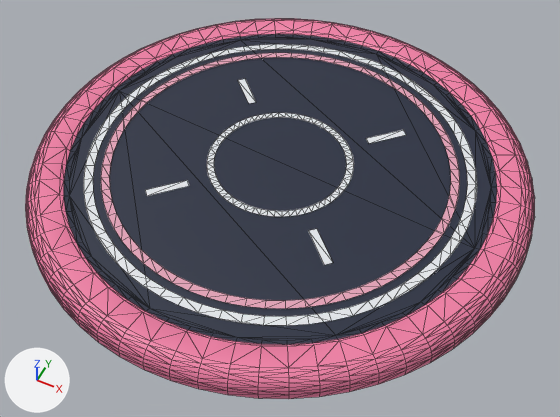
The FBX model export/courts/HEX_Tokyo_QueuePad.fbx: old version first, new version second.
One viewpoint serves both versions: a camera (50 mm lens) standing at (3.54, -7.09, 8.12) and looking at (0.2, -0.4, -0.24). Arrows for +X, +Y and +Z are at lower left; the lights stay in place. The picture after the commit comes second. Mesh edges are drawn as thin lines. Where no turn or scale is listed for an object, it has been applied to the vertices.

In view in the first picture: 'Pad_Base', 'Pad_GlowRing', 'Pad_Lines', 'Pad_Top'.
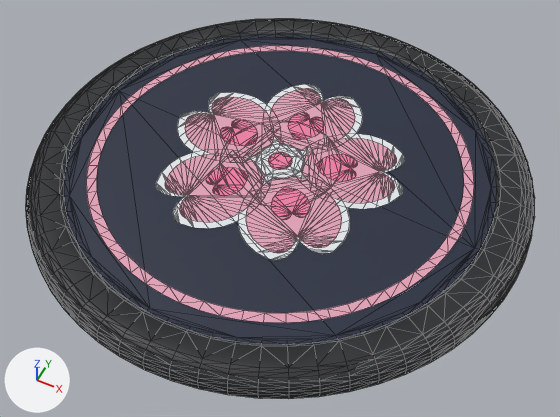
Commit message: Simplify queue pad and add centre sakura blossom

Changed parts and their boxes (x1, y1, x2, y2) in the pictures (560 x 417 px):
'Pad_Blossom', added
    after: (156, 84, 404, 260)
'Pad_GlowRing', reshaped, moved (8% wider, 8% taller)
    before: (101, 53, 460, 309)
    after: (86, 46, 474, 323)
'Pad_Lines', deleted
    before: (84, 44, 477, 326)
part 1 of me_pad_base_002, surface changed (darker)
    both: (25, 18, 535, 399)

What changed in the scene script:
```text
Change me_pad_base_002:
    where me_pad_base_002.from_pydata(...)  # 640 vertices, 1152 faces; spans x -3.6..3.6, y -3.6..3.6, z 0.0..0.32
    used by ob_pad_base; location = (0.0, 0.0, 0.0)
    me_pad_base_002 part 1: texture (UV) coordinates of 1152 of 1152 faces, centred in x -3.59..3.59, y -3.59..3.59, z 0.03..0.32, changed; they spanned u 0.22..0.22, v 0.03..0.03 and now span u 0.28..0.28, v 0.03..0.03
Change me_pad_glowring_001:
    used by ob_pad_glowring; location = (0.0, 0.0, 0.27)
    remove me_pad_glowring_001.from_pydata(...)  # 128 vertices, 128 faces; spans x -2.54..2.54, y -2.54..2.54, z 0.0
    add me_pad_glowring_001.from_pydata(...)  # 128 vertices, 128 faces; spans x -2.74..2.74, y -2.74..2.74, z 0.0
    me_pad_glowring_001 part 2: the whole mesh is rebuilt
Add me_pad_blossom_001:
    me_pad_blossom_001.from_pydata(...)  # 696 vertices, 660 faces; spans x -1.78..1.78, y -1.65..1.76, z 0.0..0.02
    me_pad_blossom_001.materials.append(mat_hex_court_palette)  # picture img_queuepad_palette_png
Remove ob_pad_lines:
    ob_pad_lines = bpy.data.objects.new('Pad_Lines', me_pad_lines_001)
    ob_pad_lines.location = (0.0, 0.0, 0.27)
Add ob_pad_blossom:
    ob_pad_blossom = bpy.data.objects.new('Pad_Blossom', me_pad_blossom_001)
    ob_pad_blossom.location = (0.0, 0.0, 0.27)
```
